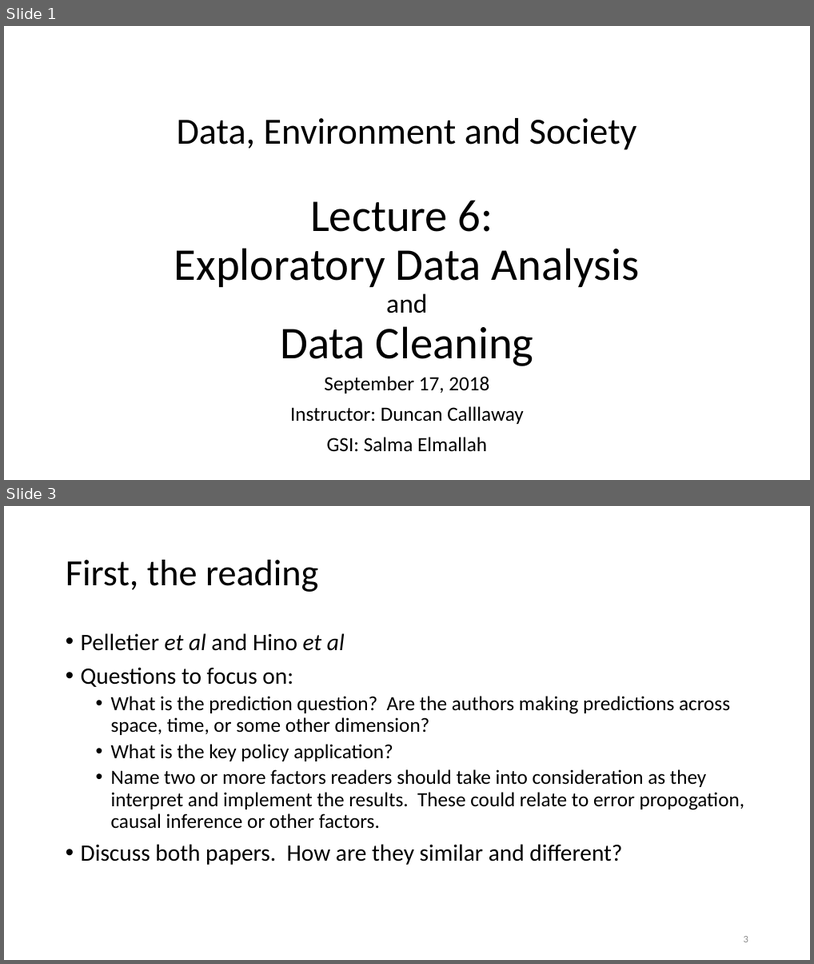
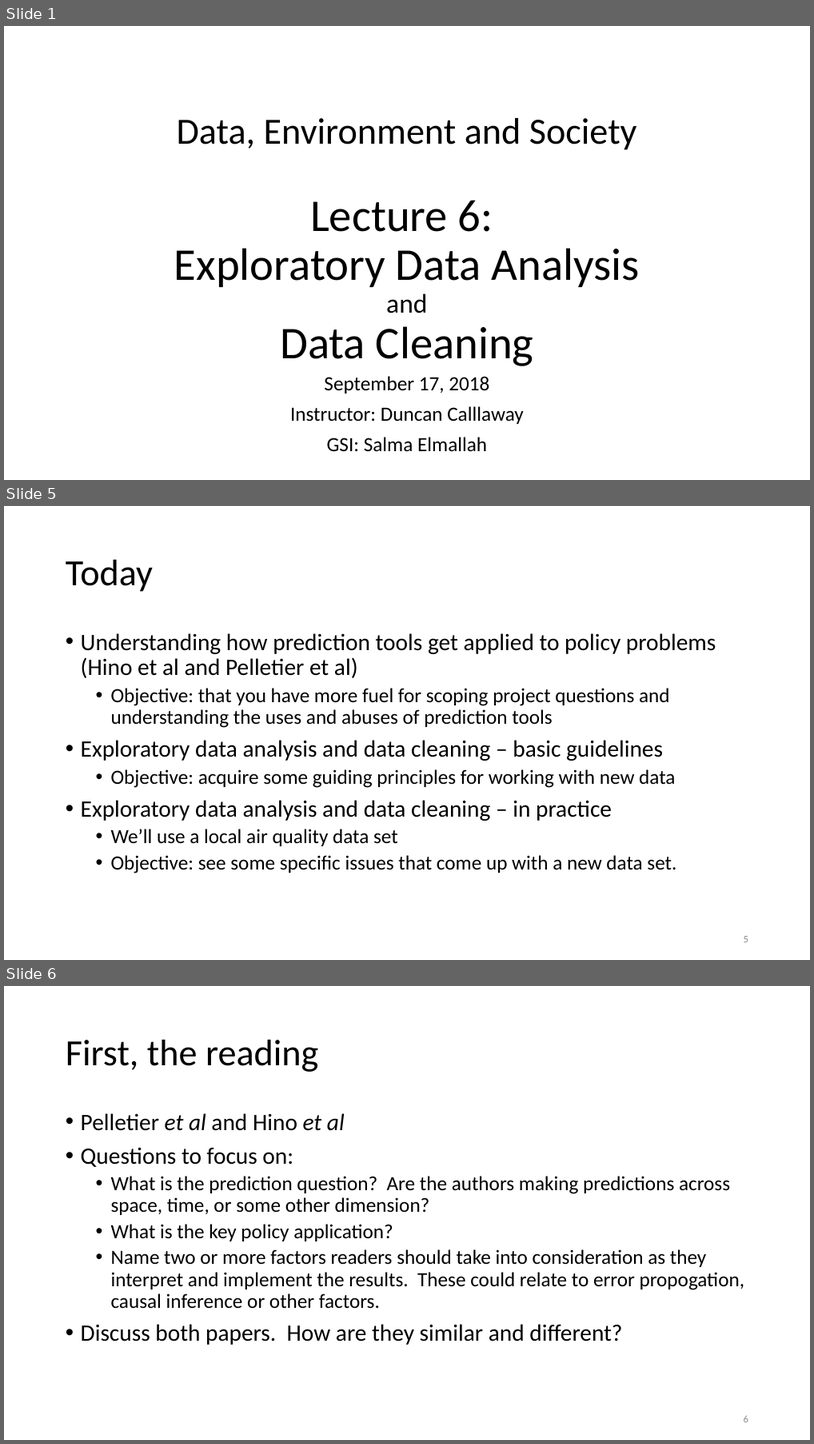
Before and after one commit to nickolasclarke/ER131, a slide deck: lecture/Lecture 06 Sept 17/6 Data Cleaning, EDA.pptx. Shown one above the other, each under a label of ours: slides 1 and 3 before the commit, slides 1, 5 and 6 after it; the slides between them are not shown. The pictures are 814x964 and 814x1444 pixels, drawn with LibreOffice and Linux fonts; fonts in the diff are those of the drawing. Boxes give left, top, right and bottom in pixels: in the first picture for what was removed or moved away, otherwise in the second. Text is boxed around its words. In the diff, an @@ line names an element or a change of style, - is before the commit and + after.

```diff
--- a/lecture/Lecture 06 Sept 17/6 Data Cleaning, EDA.pptx
+++ b/lecture/Lecture 06 Sept 17/6 Data Cleaning, EDA.pptx
@@ slide 5 added at (x1=4, y1=506, x2=810, y2=960), background #FFFFFF @@
@@ title added at (x1=66, y1=560, x2=153, y2=592), 44 pt, text #000000 @@
+Today
@@ text added at (x1=81, y1=633, x2=716, y2=873), 24 pt, text #000000 @@
+• Understanding how prediction tools get applied to policy problems (Hino et al and Pelletier et al)
+  • Objective: that you have more fuel for scoping project questions and understanding the uses and abuses of prediction tools
+• Exploratory data analysis and data cleaning – basic guidelines
+  • Objective: acquire some guiding principles for working with new data
+• Exploratory data analysis and data cleaning – in practice
+  • We’ll use a local air quality data set
+  • Objective: see some specific issues that come up with a new data set.
@@ page number added at (x1=744, y1=936, x2=749, y2=942), 12 pt, text #8C8C8C @@
+5
@@ what was slide 3 is now slide 6 @@
@@ page number at (x1=744, y1=1415, x2=749, y2=1422): text changed @@
-3
+6
```
Also in this commit, not shown: 1 slide changed, 9 other slides added, 3 other files.
